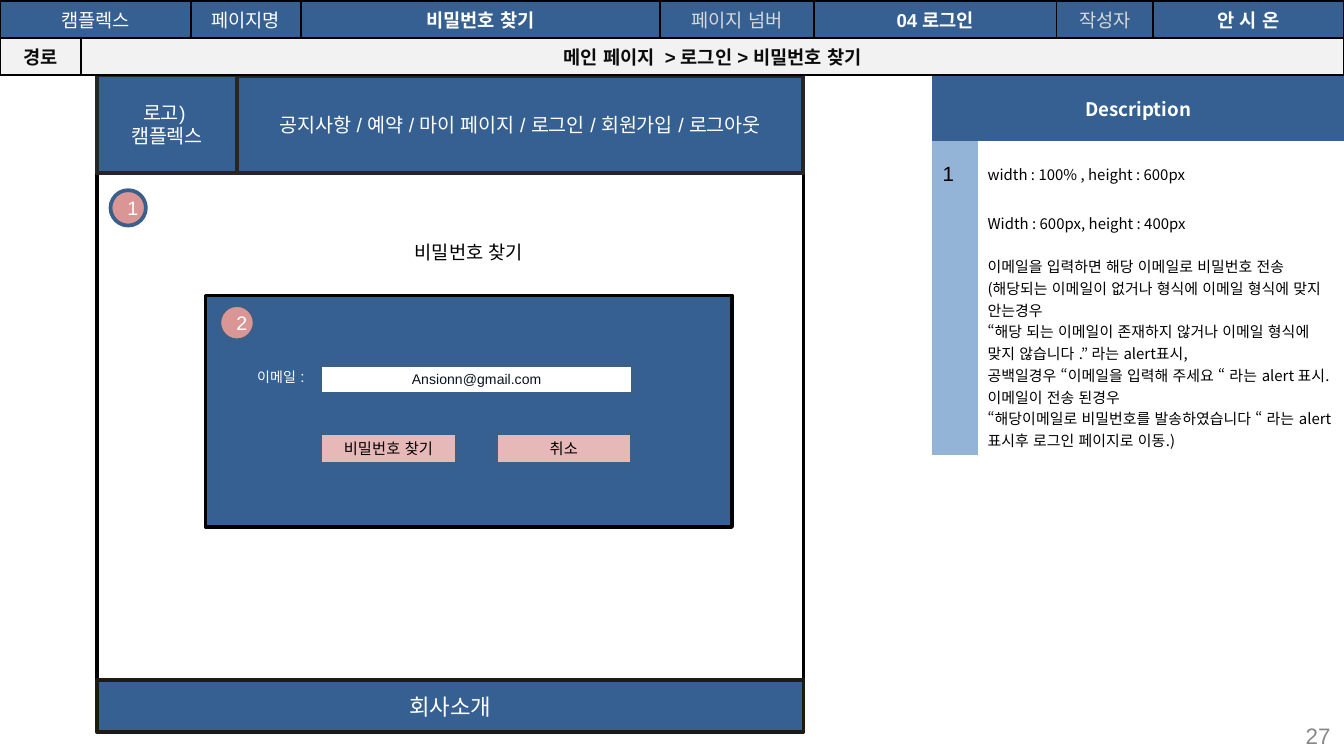
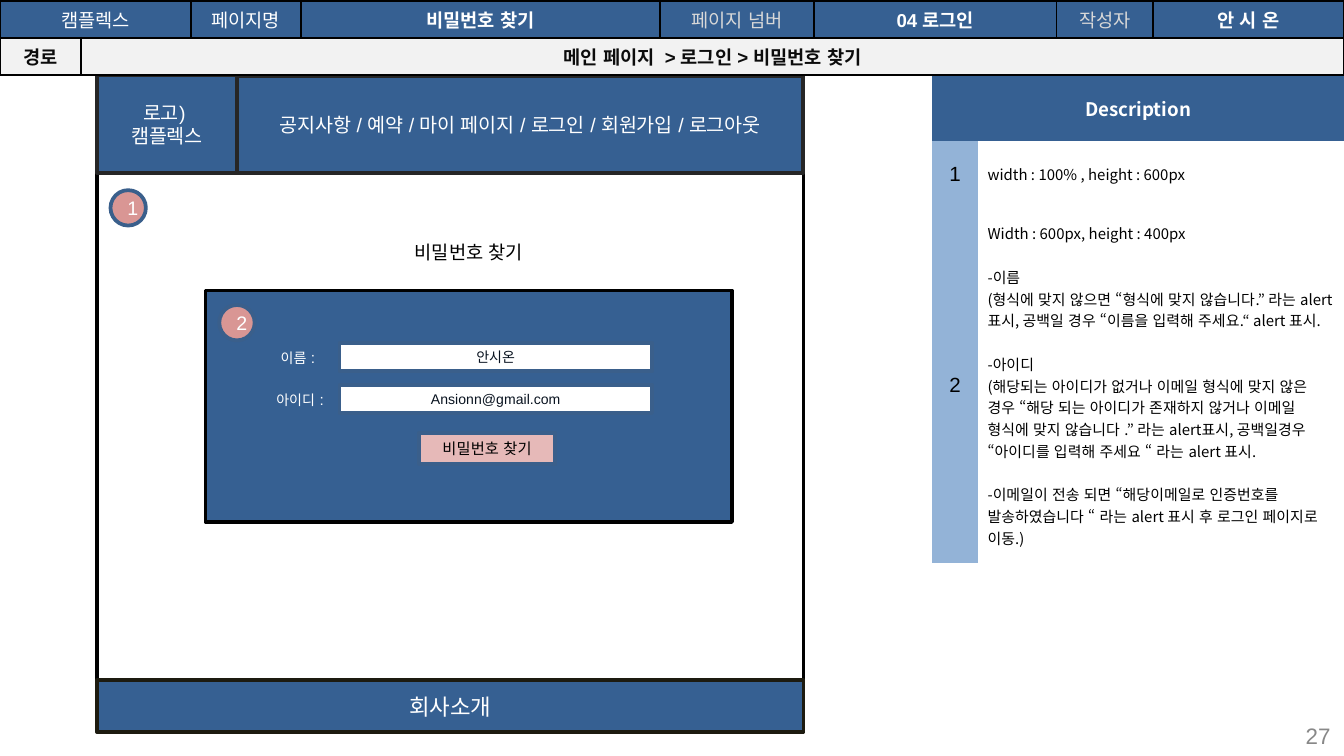
Before and after one commit to seoulsudal/CamFlexProject, a slide deck: slide 27 of 프로젝트 산출물/9. 스토리보드/캠플렉스 사용자_스토리보드.pptx. Drawn at 1344x756 pixels with LibreOffice and Linux fonts; fonts in the diff are those of the drawing. Boxes give left, top, right and bottom in pixels: in the first picture for what was removed or moved away, otherwise in the second. Text is boxed around its words. In the diff, an @@ line names an element or a change of style, - is before the commit and + after.

```diff
--- a/프로젝트 산출물/9. 스토리보드/캠플렉스 사용자_스토리보드.pptx
+++ b/프로젝트 산출물/9. 스토리보드/캠플렉스 사용자_스토리보드.pptx
@@ table at (933,75,1344,551) @@
-row 3, column 1: 
+row 3, column 1: 2
-row 3, column 2: Width : 600px, height : 400px / 이메일을 입력하면 해당 이메일로 비밀번호 전송 / (해당되는 이메일이 없거나 형식에 이메일 형식에 맞지 안는경우 / “해당 되는 이메일이 존재하지 않거나 이메일 형식에 맞지 않습니다 .” 라는 alert표시, / 공백일경우 “이메일을 입력해 주세요 “ 라는 alert 표시. 이메일이 전송 된경우 / “해당이메일로 비밀번호를 발송하였습니다 “ 라는 alert 표시후 로그인 페이지로 이동.)
+row 3, column 2: Width : 600px, height : 400px / -이름 / (형식에 맞지 않으면 “형식에 맞지 않습니다.” 라는 alert 표시, 공백일 경우 “이름을 입력해 주세요.“ alert 표시. / -아이디 / (해당되는 아이디가 없거나 이메일 형식에 맞지 않은 경우 “해당 되는 아이디가 존재하지 않거나 이메일 형식에 맞지 않습니다 .” 라는 alert표시, 공백일경우 “아이디를 입력해 주세요 “ 라는 alert 표시. / -이메일이 전송 되면 “해당이메일로 인증번호를 발송하였습니다 “ 라는 alert 표시 후 로그인 페이지로 이동.)
@@ alignment left to centre @@
@@ rectangle: place and size @@
-rectangle at (206,296,732,527)
+rectangle at (206,290,732,521)
@@ text at (281,351,307,364): text changed @@
-이메일 :
+이름 :
@@ rectangle added at (340,343,652,371), fill #FFFFFF, outline #3A5F8C 2 pt, 7.5 pt, text #08121F @@
+안시온
@@ rectangle "Ansionn@gmail.com": place and size @@
-rectangle "Ansionn@gmail.com" at (320,366,632,394)
+rectangle "Ansionn@gmail.com" at (340,384,652,413)
@@ text added at (276,393,315,406), 7.5 pt, text #FFFFFF @@
+아이디 :
@@ rectangle "비밀번호 찾기": place and size @@
-rectangle "비밀번호 찾기" at (320,433,456,464)
+rectangle "비밀번호 찾기" at (419,433,555,464)
@@ rectangle removed at (496,433,632,464) @@
-취소
```
Also in this commit, not shown: 13 other slides changed, 3 slides added, 1 slide removed, 22 other files.
